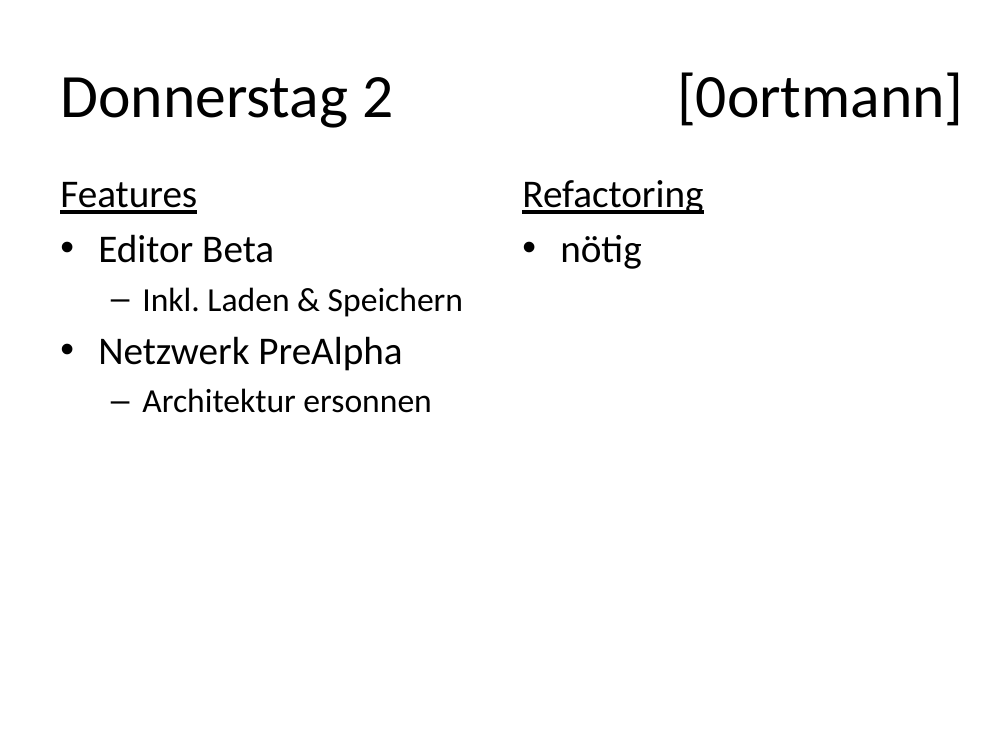
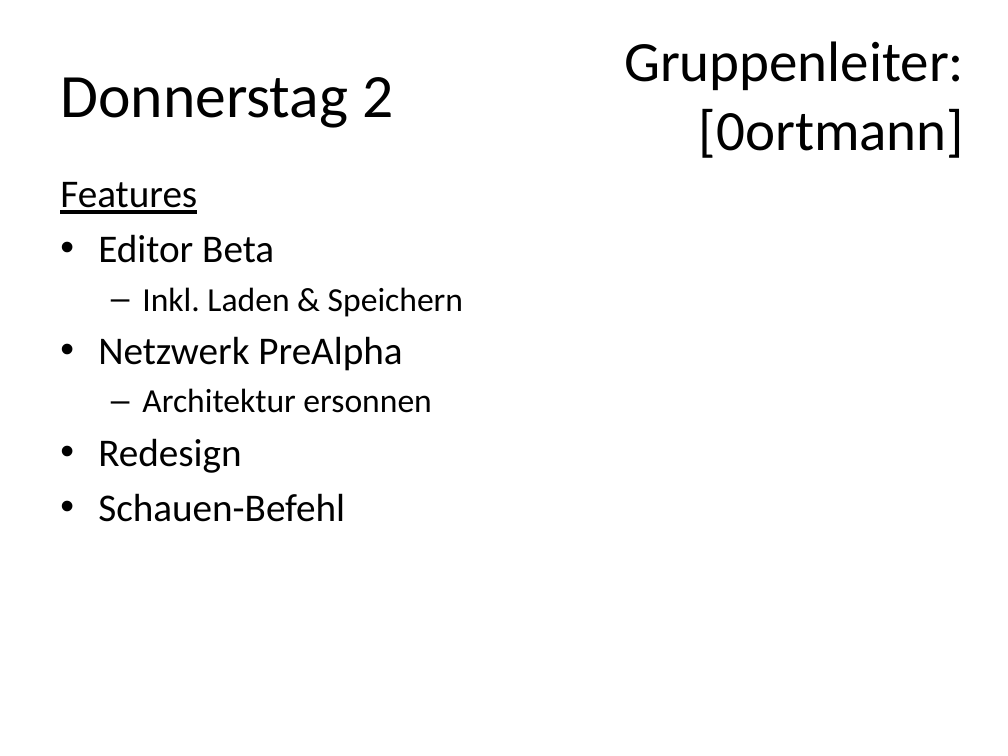
Before and after one commit to FlaShG/SEP12, a slide deck: slide 12 of vortraege/Präsentation_01.pptx (slide 6 before the commit). Drawn at 1008x756 pixels with LibreOffice and Linux fonts; fonts in the diff are those of the drawing. Boxes give left, top, right and bottom in pixels: in the first picture for what was removed or moved away, otherwise in the second. Text is boxed around its words. In the diff, an @@ line names an element or a change of style, - is before the commit and + after.

```diff
--- a/vortraege/Präsentation_01.pptx
+++ b/vortraege/Präsentation_01.pptx
@@ text at (624,41,964,91): paragraph added @@
+Gruppenleiter:
@@ text at (699,108,964,158): size 44 to 40.7 pt in "[0ortmann]" @@
@@ text removed at (522,180,703,269) @@
-Refactoring
-• nötig
@@ text at (98,438,345,522): paragraphs added @@
+• Redesign
+• Schauen-Befehl
```
Also in this commit, not shown: 9 other slides changed, 6 slides added, 1 other file.
